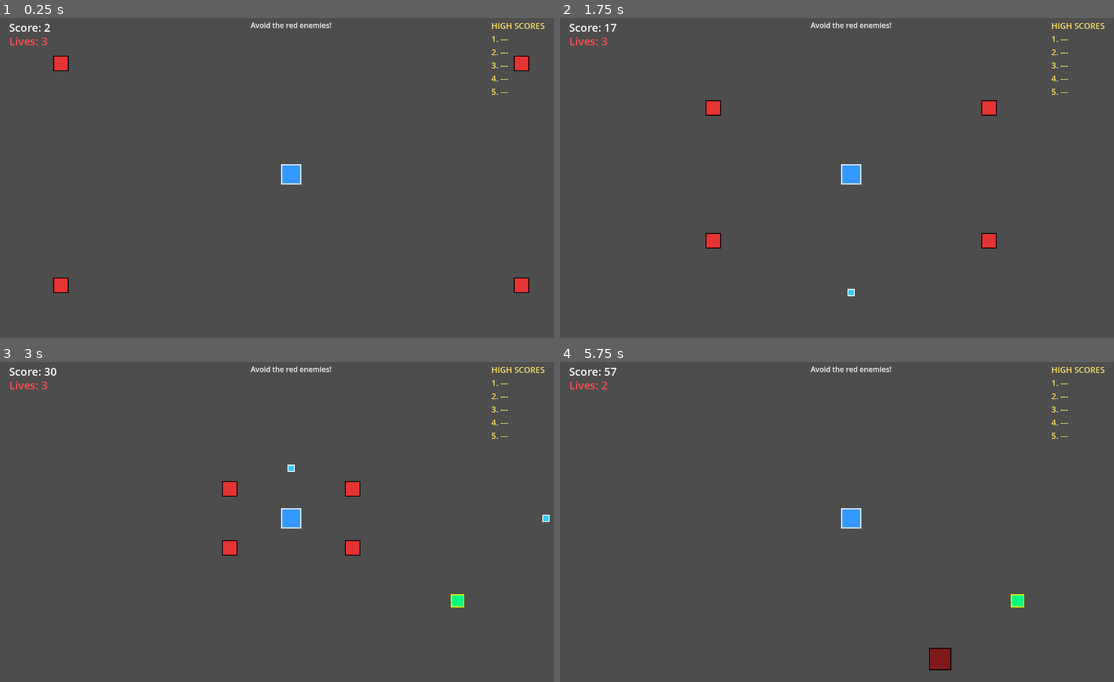
Above: before the commit, frames 1-4 (two rows, left to right).
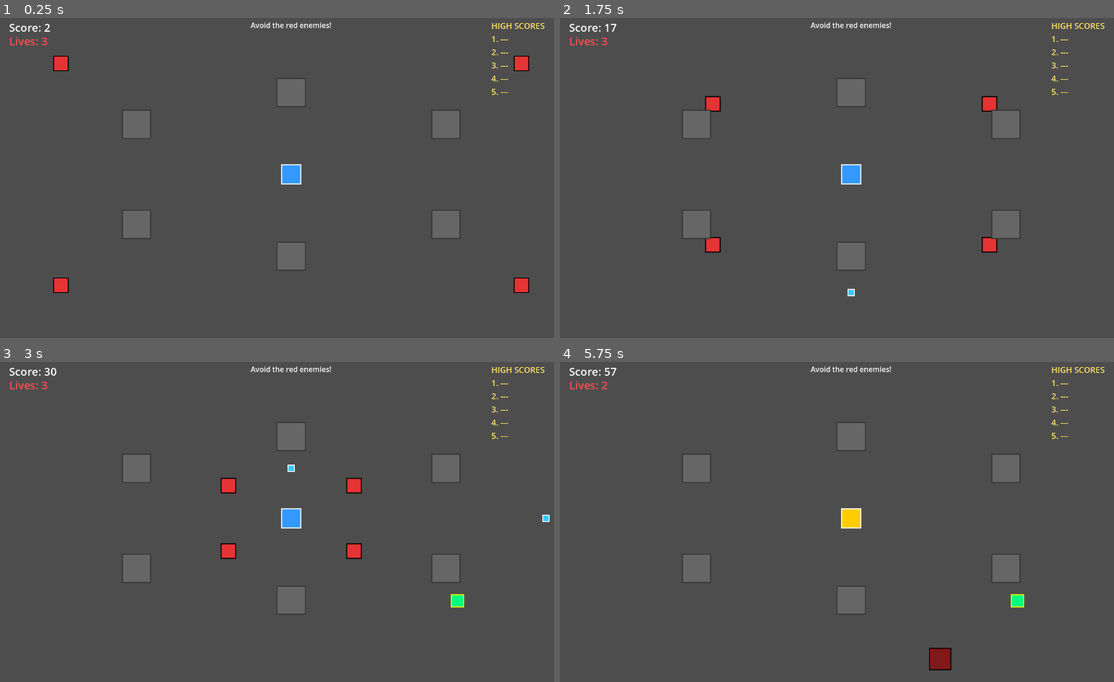
Above: after the commit, the same moments.

Repository: aryavolkan/evolve
Game: Godot game, scene res://main.tscn
Same seed, same stepped clock (60 frames per second), same inputs: the game is played once before the commit and once after it.
Inputs:
- Up to frame 1 (0.25 s): no input
- Up to frame 2 (1.75 s): tap Enter (ui_accept) at 0.5, 0.77, 1.52 s; hold D (shoot_right) 0.53-1.28 s; hold S (shoot_down) from 1.28 s (still down)
- Up to frame 3 (3 s): release S (shoot_down) at 2.03 s; hold D (shoot_right) 2.03-2.78 s; hold W (shoot_up) from 2.78 s (still down)
- Up to frame 4 (5.75 s): tap Enter (ui_accept) at 3.02, 3.77, 4.52, 5 s; release W (shoot_up) at 3.53 s; hold A (shoot_left) 3.53-5.03 s; hold S (shoot_down) from 5.03 s (still down)

The runs differ from the first frame. In frame 1, 2.5% of the frame differs, in the area x 22-84%, y 18-79%; in frame 2, 2.9%; in frame 3, 2.9%; in frame 4, 2.7%.

Commit message:
Add static obstacles that block player and enemies
- 6 gray obstacles placed around the arena
- Uses StaticBody2D for solid collision
- Creates strategic cover and chokepoints
- Dark gray with darker border for visibility

Co-Authored-By: Claude Opus 4.5 <noreply@anthropic.com>

Diff:
--- a/main.tscn
+++ b/main.tscn
@@ -1,8 +1,9 @@
-[gd_scene load_steps=4 format=3 uid="uid://c3q5xvk2wf8dl"]
+[gd_scene load_steps=5 format=3 uid="uid://c3q5xvk2wf8dl"]
 
 [ext_resource type="Script" path="res://main.gd" id="1_main"]
 [ext_resource type="PackedScene" path="res://player.tscn" id="2_player"]
 [ext_resource type="PackedScene" path="res://enemy.tscn" id="3_enemy"]
+[ext_resource type="PackedScene" path="res://obstacle.tscn" id="4_obstacle"]
 
 [node name="Main" type="Node2D"]
 process_mode = 3
@@ -147,3 +148,21 @@
 
 [node name="Enemy4" parent="." instance=ExtResource("3_enemy")]
 position = Vector2(1180, 620)
+
+[node name="Obstacle1" parent="." instance=ExtResource("4_obstacle")]
+position = Vector2(300, 250)
+
+[node name="Obstacle2" parent="." instance=ExtResource("4_obstacle")]
+position = Vector2(980, 250)
+
+[node name="Obstacle3" parent="." instance=ExtResource("4_obstacle")]
+position = Vector2(300, 470)
+
+[node name="Obstacle4" parent="." instance=ExtResource("4_obstacle")]
+position = Vector2(980, 470)
+
+[node name="Obstacle5" parent="." instance=ExtResource("4_obstacle")]
+position = Vector2(640, 180)
+
+[node name="Obstacle6" parent="." instance=ExtResource("4_obstacle")]
+position = Vector2(640, 540)
--- /dev/null
+++ b/obstacle.tscn
@@ -0,0 +1,23 @@
+[gd_scene load_steps=2 format=3 uid="uid://cobstacle1234"]
+
+[sub_resource type="RectangleShape2D" id="RectangleShape2D_obstacle"]
+size = Vector2(60, 60)
+
+[node name="Obstacle" type="StaticBody2D" groups=["obstacle"]]
+
+[node name="Border" type="ColorRect" parent="."]
+offset_left = -32.0
+offset_top = -32.0
+offset_right = 32.0
+offset_bottom = 32.0
+color = Color(0.2, 0.2, 0.2, 1)
+
+[node name="ColorRect" type="ColorRect" parent="."]
+offset_left = -30.0
+offset_top = -30.0
+offset_right = 30.0
+offset_bottom = 30.0
+color = Color(0.4, 0.4, 0.4, 1)
+
+[node name="CollisionShape2D" type="CollisionShape2D" parent="."]
+shape = SubResource("RectangleShape2D_obstacle")
Not shown, changed: CLAUDE.md
